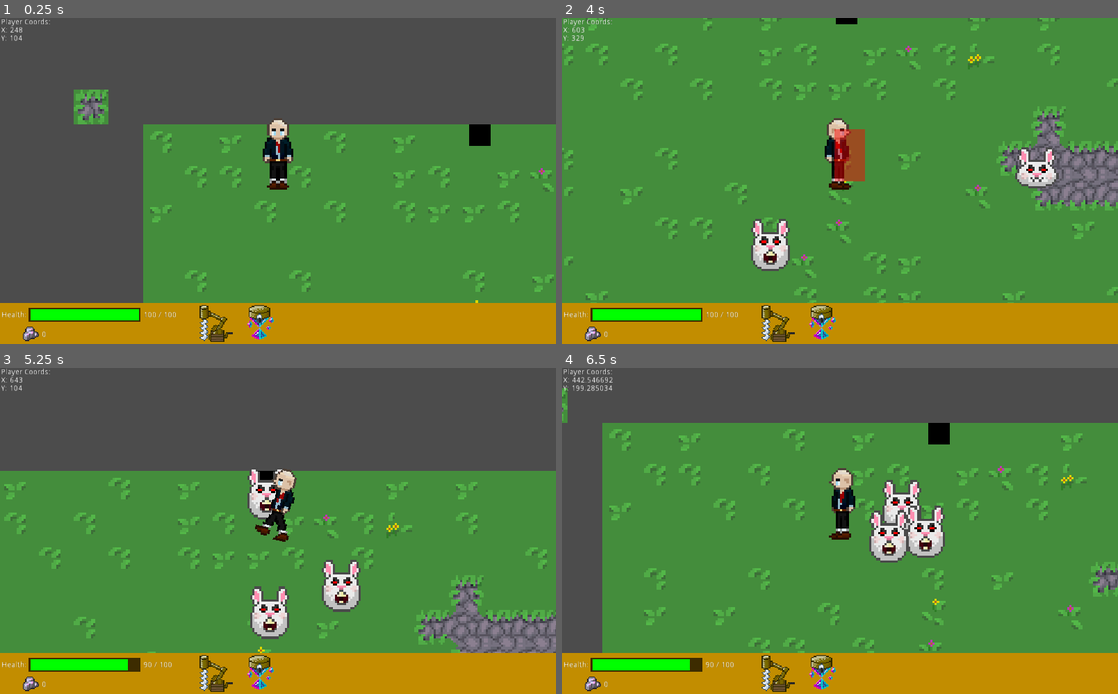
Above: before the commit, frames 1-4 (two rows, left to right).
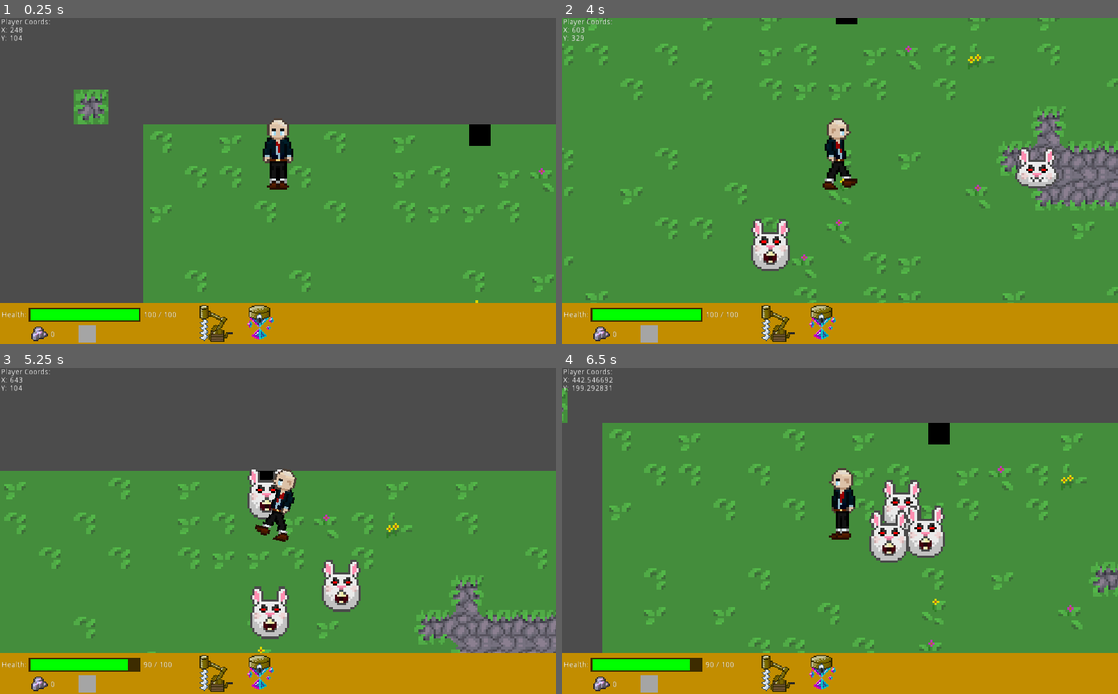
Above: after the commit, the same moments.

Repository: rakthalekk/CSC281-Project
Game: Godot game, scene res://src/Main.tscn
Two runs of this game, one before a commit and one after it. Both use one fixed random seed, a clock stepped at 60 frames per second and the inputs below. The engine's default icon, where the game draws it, is replaced by a stand-in: a white triangle on a blue panel in a dark square.
Inputs (mouse positions are in pixels of both pictures, inside the frame that each line leads up to):
- Up to frame 1 (0.25 s): no input
- Up to frame 2 (4 s): click (778, 324) at 0.5 s; click (823, 321) at 1.25 s; tap Enter at 2 s; move the mouse to (606, 31) at 2.02 s; press the mouse at (606, 31) at 2.03 s; hold D (right) 2.03-2.78 s; tap E (create_drill) at 2.3, 2.85 s; move the mouse to (728, 197) at 2.77 s; release the mouse at (728, 197) at 2.78 s; hold S (down) 2.78-3.53 s; tap C (manual_mine, bound only after the commit) at 3.05 s; move the mouse to (895, 109) at 3.52 s; hold D (right) from 3.53 s (still down); hold C (manual_mine, bound only after the commit) from 3.53 s (still down); click (895, 109) at 3.8 s
- Up to frame 3 (5.25 s): move the mouse to (250, 596) at 4.27 s; release D (right) at 4.28 s; release C (manual_mine, bound only after the commit) at 4.28 s; hold W (up) 4.28-5.03 s; click (250, 596) at 4.35 s; tap E (create_drill) at 4.55 s; move the mouse to (444, 579) at 5.02 s; hold A (left) from 5.03 s (still down); hold E (create_drill) from 5.03 s (still down)
- Up to frame 4 (6.5 s): keep holding A (left); tap C (manual_mine, bound only after the commit) at 5.3, 5.85 s; move the mouse to (673, 482) at 5.77 s; release E (create_drill) at 5.78 s; click (673, 482) at 6.05 s

The runs differ from the first frame. In frame 1, 0.3% of the frame differs, in the area x 4-18%, y 94-100%; in frame 2, 1.4%, in the area x 4-55%, y 34-100%; in frame 3, 0.3%; in frame 4, 0.4%.

Commit message:
Added in manual mining and base structure for GUI

Diff:
--- /dev/null
+++ b/281-Project/MainMenu.gd
@@ -0,0 +1,8 @@
+extends Control
+
+func _on_StartButton_pressed():
+	get_tree().change_scene("res://src/Main.tscn")
+
+
+func _on_QuitButton_pressed():
+	get_tree().quit()
--- a/281-Project/project.godot
+++ b/281-Project/project.godot
@@ -94,6 +94,11 @@
 "events": [ Object(InputEventKey,"resource_local_to_scene":false,"resource_name":"","device":0,"alt":false,"shift":false,"control":false,"meta":false,"command":false,"pressed":false,"scancode":0,"physical_scancode":69,"unicode":0,"echo":false,"script":null)
  ]
 }
+manual_mine={
+"deadzone": 0.5,
+"events": [ Object(InputEventKey,"resource_local_to_scene":false,"resource_name":"","device":0,"alt":false,"shift":false,"control":false,"meta":false,"command":false,"pressed":false,"scancode":0,"physical_scancode":67,"unicode":0,"echo":false,"script":null)
+ ]
+}
 
 [layer_names]
 
--- a/281-Project/src/HUD.gd
+++ b/281-Project/src/HUD.gd
@@ -11,7 +11,6 @@
 	$"Health Bar/Number Label".set_text(str(player.health) + " / " + str(player.max_health))
 
 	$"Unobtainium Display/Number".set_text(str(player.unobtainiumCount))
-
 
 func _on_Drill_Item_toggled(button_pressed):
 	if Global.selected_structure != "drill":
@@ -29,3 +28,12 @@
 	else:
 		Input.set_custom_mouse_cursor(null)
 		Global.selected_structure = null
+
+
+func _on_Player_is_manual_mining(var player):
+	if(player.manual_mining_timer.time_left == 0):
+		$"Mining Display/Cooldown Display".set_frame_color(Color(0.65,0.65,0.65,1))
+		$"Mining Display/Mining Time".set_text("")
+	else:
+		$"Mining Display/Cooldown Display".set_frame_color(Color(0.65,0.65,0.65,sqrt(player.manual_mining_timer.time_left/player.manual_mining_time)))
+		$"Mining Display/Mining Time".set_text(str(player.manual_mining_timer.time_left))
--- a/281-Project/src/HUD.tscn
+++ b/281-Project/src/HUD.tscn
@@ -53,6 +53,9 @@
 margin_right = 259.0
 margin_bottom = 559.0
 color = Color( 0, 0, 0, 0.686275 )
+__meta__ = {
+"_edit_use_anchors_": false
+}
 
 [node name="Text Label" type="RichTextLabel" parent="Health Bar"]
 margin_left = -50.0
@@ -86,13 +89,16 @@
 }
 
 [node name="Unobtainium Display" type="TextureRect" parent="."]
-margin_left = 40.0
+margin_left = 56.0
 margin_top = 568.0
-margin_right = 360.0
+margin_right = 376.0
 margin_bottom = 848.0
 rect_scale = Vector2( 0.1, 0.1 )
 texture = ExtResource( 2 )
 expand = true
+__meta__ = {
+"_edit_use_anchors_": false
+}
 
 [node name="Number" type="RichTextLabel" parent="Unobtainium Display"]
 margin_left = 370.0
@@ -103,5 +109,36 @@
 text = "###"
 scroll_active = false
 
+[node name="Mining Display" type="TextureRect" parent="."]
+margin_left = 144.0
+margin_top = 568.0
+margin_right = 464.0
+margin_bottom = 848.0
+rect_scale = Vector2( 0.1, 0.1 )
+texture = ExtResource( 2 )
+expand = true
+__meta__ = {
+"_edit_use_anchors_": false
+}
+
+[node name="Mining Time" type="RichTextLabel" parent="Mining Display"]
+margin_left = 370.0
+margin_top = 80.0
+margin_right = 434.0
+margin_bottom = 92.0
+rect_scale = Vector2( 10, 10 )
+text = "###"
+scroll_active = false
+
+[node name="Cooldown Display" type="ColorRect" parent="Mining Display"]
+margin_left = 10.0
+margin_top = -30.0005
+margin_right = 330.0
+margin_bottom = 290.0
+color = Color( 0.654902, 0.654902, 0.654902, 1 )
+__meta__ = {
+"_edit_use_anchors_": false
+}
+
 [connection signal="toggled" from="Drill Item" to="." method="_on_Drill_Item_toggled"]
 [connection signal="toggled" from="Turret Item" to="." method="_on_Turret_Item_toggled"]
--- a/281-Project/src/Main.gd
+++ b/281-Project/src/Main.gd
@@ -6,7 +6,6 @@
 const BUNNY = preload("res://src/Enemy.tscn")
 
 var structures = []
-
 
 onready var player = $Entities/Player
 onready var bullet_manager = $BulletManager
@@ -27,23 +26,17 @@
 	match tile_id:
 		-1: #Out of bounds
 			player.onTile = tileNone
-		0: #On Grass
+		2: #On Grass
 			player.onTile = tileGrass
-		1: #On Stone
+		3: #On Stone
 			player.onTile = tileUnobtainium
-
-# Called when the node enters the scene tree for the first time.
-func _ready():
-	player.connect("make_bullet", self, "_on_make_bullet")
-	player.connect("create_drill", self, "_on_create_drill")
-
+	#print("MAIN ON TILE: " + str(tile_id))
 
 func _on_make_bullet(pos: Vector2, dir: Vector2):
 	var inst = BULLET.instance()
 	bullet_manager.add_child(inst)
 	inst.position = pos
 	inst.direction = dir
-
 
 func create_drill(pos: Vector2):
 	if $TileMap.get_cellv($TileMap.world_to_map(pos)) == $TileMap.stoneTileID:
--- a/281-Project/src/Main.tscn
+++ b/281-Project/src/Main.tscn
@@ -101,7 +101,10 @@
 
 [node name="StructureManager" type="YSort" parent="Entities"]
 
+[node name="MiningTimer" type="Timer" parent="."]
+
 [connection signal="spawn_bunny" from="BunnySpawner" to="." method="_on_BunnySpawner_spawn_bunny"]
 [connection signal="timeout" from="BunnySpawner/Timer" to="BunnySpawner" method="_on_Timer_timeout"]
+[connection signal="is_manual_mining" from="Entities/Player" to="HUD" method="_on_Player_is_manual_mining"]
 [connection signal="place_structure" from="Entities/Player" to="." method="_on_Player_place_structure"]
 [connection signal="player_stats_changed" from="Entities/Player" to="HUD" method="_on_Player_player_stats_changed"]
--- /dev/null
+++ b/281-Project/src/MainMenu.tscn
@@ -0,0 +1,37 @@
+[gd_scene load_steps=2 format=2]
+
+[ext_resource path="res://MainMenu.gd" type="Script" id=1]
+
+[node name="MainMenu" type="Control"]
+anchor_right = 1.0
+anchor_bottom = 1.0
+script = ExtResource( 1 )
+__meta__ = {
+"_edit_use_anchors_": false
+}
+
+[node name="MainButtons" type="VBoxContainer" parent="."]
+anchor_left = 0.5
+anchor_top = 1.0
+anchor_right = 0.5
+anchor_bottom = 1.0
+margin_left = -104.5
+margin_top = -44.0
+margin_right = 104.5
+__meta__ = {
+"_edit_use_anchors_": false
+}
+
+[node name="StartButton" type="Button" parent="MainButtons"]
+margin_right = 209.0
+margin_bottom = 20.0
+text = "Start"
+
+[node name="QuitButton" type="Button" parent="MainButtons"]
+margin_top = 24.0
+margin_right = 209.0
+margin_bottom = 44.0
+text = "Quit"
+
+[connection signal="pressed" from="MainButtons/StartButton" to="." method="_on_StartButton_pressed"]
+[connection signal="pressed" from="MainButtons/QuitButton" to="." method="_on_QuitButton_pressed"]
--- a/281-Project/src/Player.gd
+++ b/281-Project/src/Player.gd
@@ -5,6 +5,7 @@
 export(int) var knockback_speed = 400
 export(int) var dmg = 10
 export(int) var max_health = 100
+export(int) var manual_mining_time = 5
 
 signal make_bullet
 signal create_drill
@@ -14,13 +15,14 @@
 
 # Used to indicate the players' stats have changed
 signal player_stats_changed
+# Used to show when the player is mining
+signal is_manual_mining
 
-
-onready var gun_tip = $GunTip
+#onready var gun_tip = $GunTip
 onready var anim_player = $AnimationPlayer
 onready var eff_anim_player = $EffectsAnimationPlayer
 onready var invincibility_timer = $InvincibilityTimer
-
+onready var manual_mining_timer = $ManualMiningTimer
 
 var direction := Vector2.ZERO
 var speed = run_speed
@@ -31,6 +33,7 @@
 var fairyDustCount : int = 0
 var knockback = false
 var attacking = false
+var manual_mining = false
 
 # Current Health of the player
 var health : int = max_health
@@ -40,19 +43,20 @@
 var prevFDCount : int = fairyDustCount
 var prevHealth : int = health
 
-var onTile = "None"
+export var onTile = "None"
 #Tiles accounted for:
 """
 ID	||	NAME   ||	Reference
 ------------------------------
 -1		"NONE"		tileNone
-0		"Grass"		tileGrass
-1	"Unobtainium"	tileUnobtainium
+2		"Grass"		tileGrass
+3	"Unobtainium"	tileUnobtainium
 """
 
 func _ready():
 	#emit the initial stats of the player,
 	emit_signal("player_stats_changed", self)
+	emit_signal("is_manual_mining", self)
 
 # Process function called every frame
 func _process(delta):
@@ -86,14 +90,36 @@
 	if(unobtainiumCount != prevUCount || fairyDustCount != prevFDCount || health != prevHealth):
 		emit_signal("player_stats_changed", self)
 
+	# Handles Manual Mining
+	if(manual_mining):
+		#print("TEST: " + str($ManualMiningTimer.time_left))
+		if(onTile == "Unobtainium" && $ManualMiningTimer.time_left == 0):
+			$ManualMiningTimer.start(manual_mining_time)
+		if(onTile != "Unobtainium"):
+			#manual_mining = false
+			$ManualMiningTimer.stop()
+			$ManualMiningTimer.set_wait_time(5)
+		emit_signal("is_manual_mining", self)
+
+
 # Handles input
 func _unhandled_input(event):
+	#Manual Mining
+	if (event.is_action_pressed("manual_mine")):
+		manual_mining = true
+	#Stop mining when key is released
+	if (event.is_action_released("manual_mine")):
+		manual_mining = false
+		$ManualMiningTimer.stop()
+		$ManualMiningTimer.set_wait_time(5)
+		emit_signal("is_manual_mining", self)
+
 	if event.is_action_pressed("click"):
 
 		if Global.selected_structure:
 			emit_signal("place_structure", get_global_mouse_position())
 
-		elif !knockback:
+		elif !knockback && !manual_mining:
 			var dir = (get_global_mouse_position() - global_position).normalized()
 
 			attacking = true
@@ -160,3 +186,7 @@
 func _on_InvincibilityTimer_timeout():
 	eff_anim_player.play("RESET")
 	set_collision_layer_bit(8, true)
+
+
+func _on_ManualMiningTimer_timeout():
+	unobtainiumCount += 1;
--- a/281-Project/src/Player.tscn
+++ b/281-Project/src/Player.tscn
@@ -557,5 +557,9 @@
 wait_time = 1.3
 one_shot = true
 
+[node name="ManualMiningTimer" type="Timer" parent="."]
+wait_time = 5.0
+
 [connection signal="body_entered" from="AttackHitbox" to="." method="_on_AttackHitbox_body_entered"]
 [connection signal="timeout" from="InvincibilityTimer" to="." method="_on_InvincibilityTimer_timeout"]
+[connection signal="timeout" from="ManualMiningTimer" to="." method="_on_ManualMiningTimer_timeout"]
